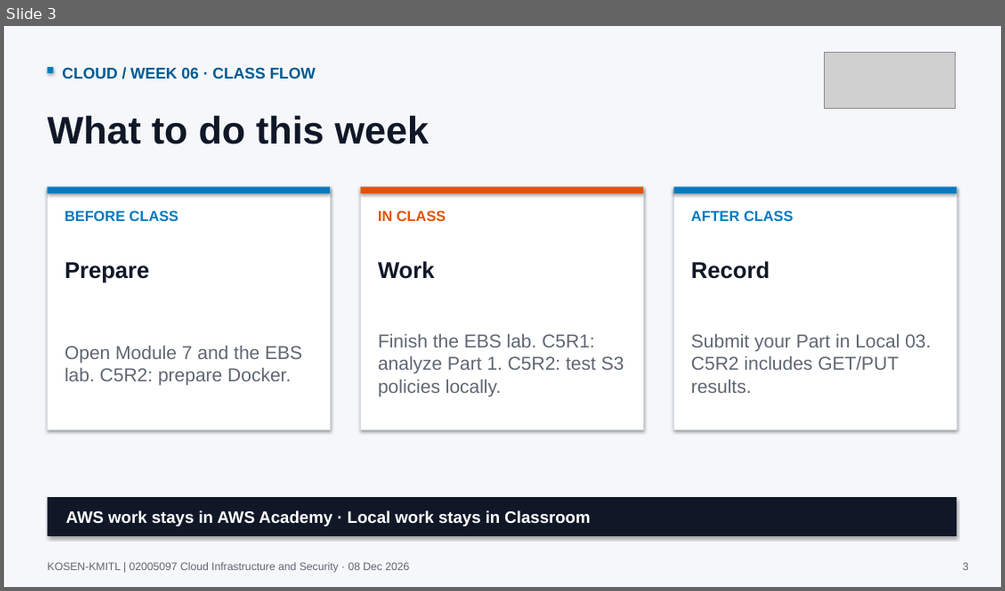
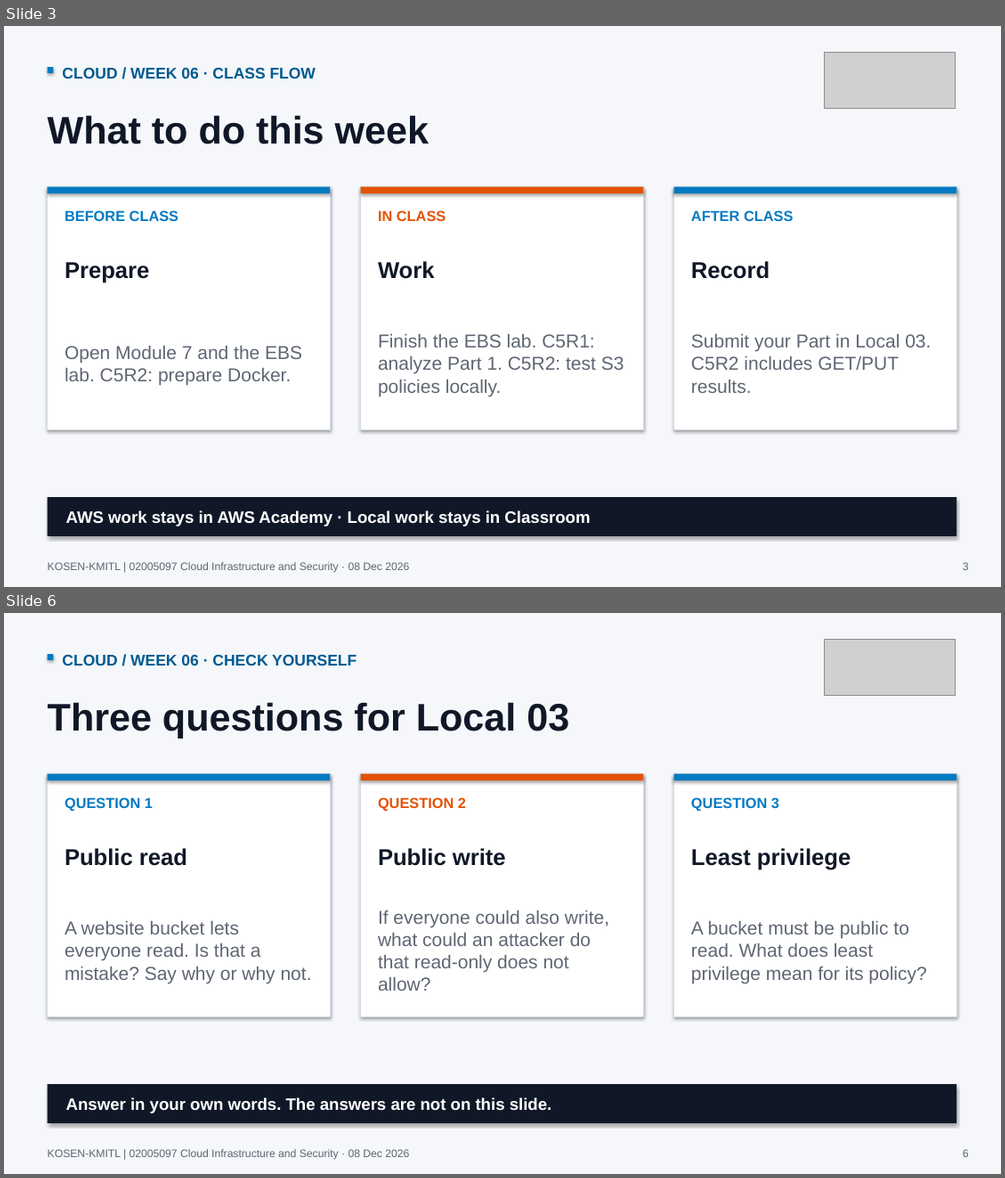
Before and after one commit to nutthakorn7/cloud-infrastructure-security, a slide deck: slides/weekly-bridges/output/Week06_Cloud_Course_Bridge.pptx. Shown one above the other, each under a label of ours: slide 3 before the commit, slides 3 and 6 after it; the slides between them are not shown. The pictures are 1005x591 and 1005x1178 pixels, drawn with LibreOffice and Linux fonts; fonts in the diff are those of the drawing; grey boxes stand for pictures. Boxes give left, top, right and bottom in pixels: in the first picture for what was removed or moved away, otherwise in the second. Text is boxed around its words. In the diff, an @@ line names an element or a change of style, - is before the commit and + after.

```diff
--- a/slides/weekly-bridges/output/Week06_Cloud_Course_Bridge.pptx
+++ b/slides/weekly-bridges/output/Week06_Cloud_Course_Bridge.pptx
@@ slide 6 added at (4, 613, 1001, 1174), background #F5F7FA @@
@@ picture added at (825, 639, 955, 695) @@
@@ rectangle added at (48, 654, 53, 660), fill #007AC2 @@
@@ text added at (62, 654, 356, 666), 15 pt, text #005A91, bold @@
+CLOUD / WEEK 06 · CHECK YOURSELF
@@ text added at (48, 702, 569, 738), 37 pt, text #101828, bold @@
+Three questions for Local 03
@@ rectangle added at (48, 774, 330, 1017), fill #FFFFFF, outline #D5DCE4 0.8 pt @@
@@ rectangle added at (48, 774, 330, 780), fill #007AC2 @@
@@ text added at (65, 797, 153, 811), 14 pt, text #007AC2, bold @@
+QUESTION 1
@@ rectangle added at (361, 774, 643, 1017), fill #FFFFFF, outline #D5DCE4 0.8 pt @@
@@ rectangle added at (361, 774, 643, 780), fill #E35205 @@
@@ text added at (378, 797, 466, 811), 14 pt, text #E35205, bold @@
+QUESTION 2
@@ rectangle added at (674, 774, 956, 1017), fill #FFFFFF, outline #D5DCE4 0.8 pt @@
@@ rectangle added at (674, 774, 956, 780), fill #007AC2 @@
@@ text added at (691, 797, 779, 811), 14 pt, text #007AC2, bold @@
+QUESTION 3
@@ text added at (65, 848, 187, 866), 22 pt, text #101828, bold @@
+Public read
@@ text added at (378, 848, 506, 866), 22 pt, text #101828, bold @@
+Public write
@@ text added at (691, 848, 850, 870), 22 pt, text #101828, bold @@
+Least privilege
@@ text added at (65, 921, 312, 983), 18 pt, text #5E6673 @@
+A website bucket lets everyone read. Is that a mistake? Say why or why not.
@@ text added at (378, 910, 609, 990), 18 pt, text #5E6673 @@
+If everyone could also write, what could an attacker do that read-only does not allow?
@@ text added at (691, 921, 926, 983), 18 pt, text #5E6673 @@
+A bucket must be public to read. What does least privilege mean for its policy?
@@ rectangle added at (48, 1084, 956, 1123), fill #101828 @@
@@ text added at (66, 1097, 552, 1113), 16 pt, text #FFFFFF, bold @@
+Answer in your own words. The answers are not on this slide.
@@ text added at (48, 1149, 409, 1159), 10.5 pt, text #5E6673 @@
+KOSEN-KMITL | 02005097 Cloud Infrastructure and Security · 08 Dec 2026
@@ text added at (963, 1149, 969, 1157), 10.5 pt, text #5E6673 @@
+6
```
Also in this commit, not shown: 2 other slides added, 2 other files.
